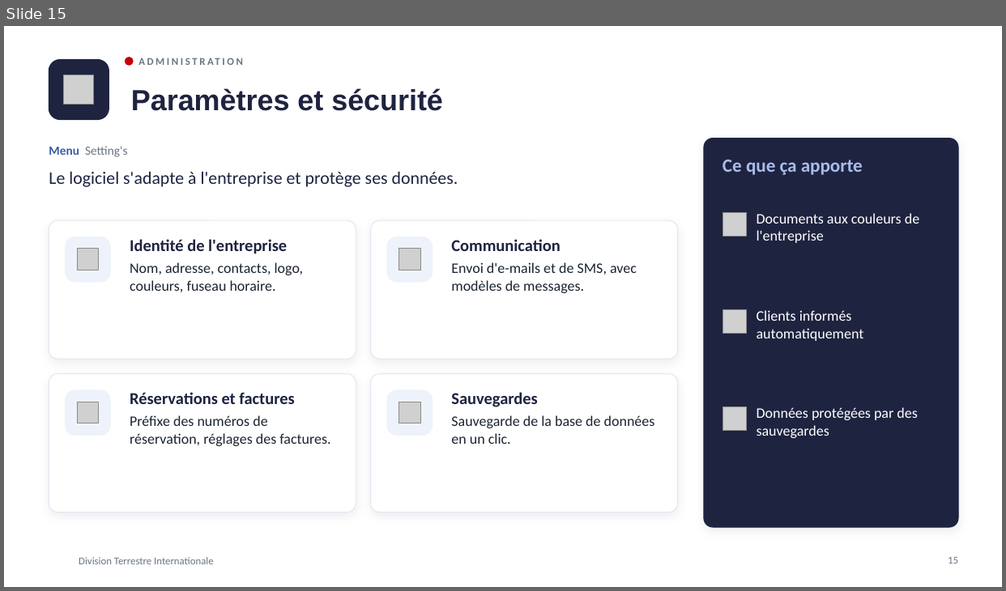
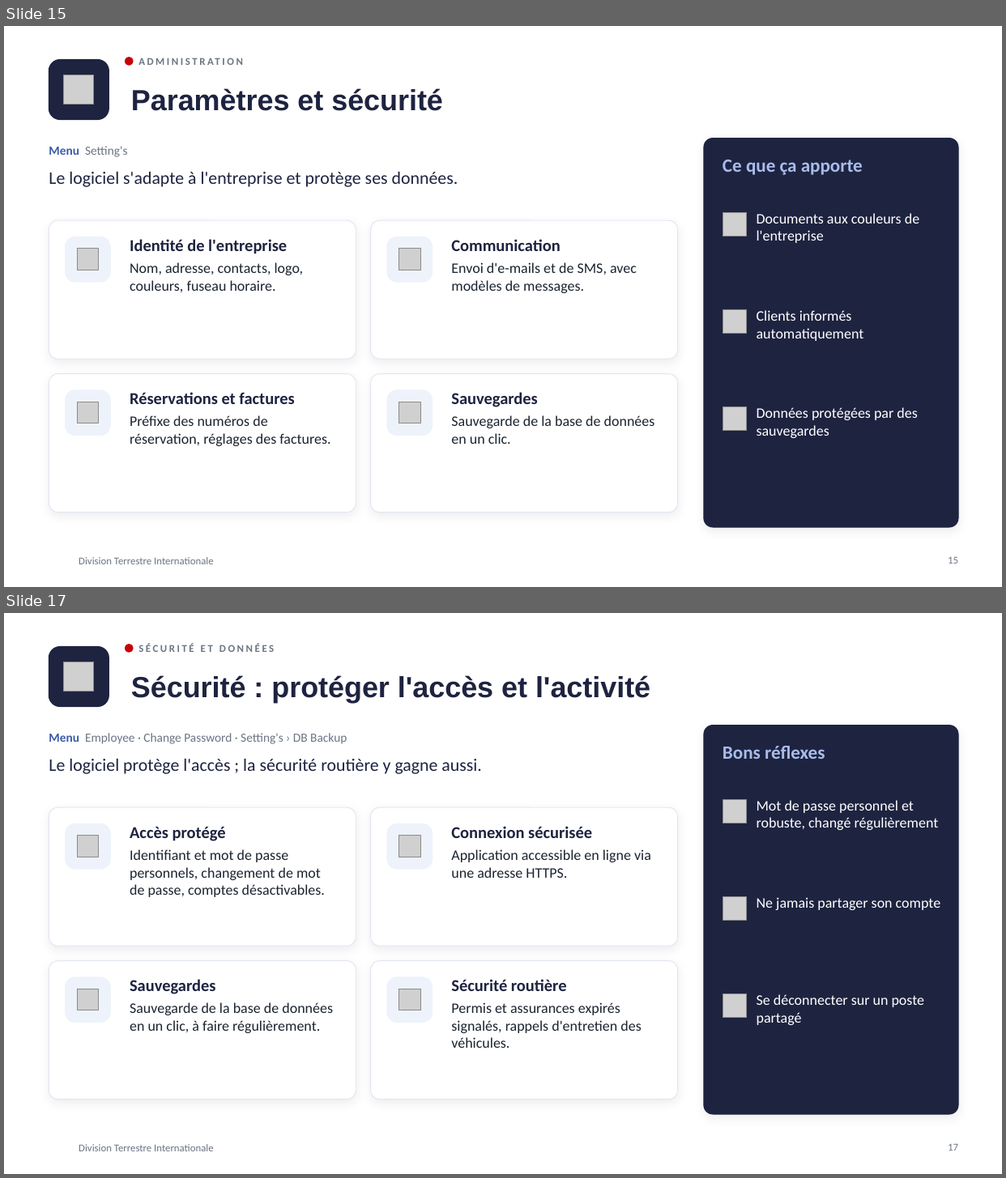
Before and after one commit to meledjearmel/portfolio-assets, a slide deck: formations/dti/presentation-division-terrestre-internationale.pptx. Shown one above the other, each under a label of ours: slide 15 before the commit, slides 15 and 17 after it; the slides between them are not shown. The pictures are 1006x591 and 1006x1178 pixels, drawn with LibreOffice and Linux fonts; fonts in the diff are those of the drawing; grey boxes stand for pictures; background and template pictures are left out. Boxes give left, top, right and bottom in pixels: in the first picture for what was removed or moved away, otherwise in the second. Text is boxed around its words. In the diff, an @@ line names an element or a change of style, - is before the commit and + after.

```diff
--- a/formations/dti/presentation-division-terrestre-internationale.pptx
+++ b/formations/dti/presentation-division-terrestre-internationale.pptx
@@ slide 17 added at <box>4,613,1002,1174</box>, background picture (left out); not listed: 1 template element that a slide beside it also shows @@
@@ rounded rectangle added at <box>49,647,108,707</box>, fill #1E2340, outline #1E2340 1 pt @@
@@ ellipse added at <box>126,645,133,652</box>, fill #C60007, outline #C60007 1 pt @@
@@ text added at <box>138,643,274,652</box>, 10 pt, text #6B7584, bold @@
+SÉCURITÉ ET DONNÉES
@@ picture added at <box>64,662,94,692</box> @@
@@ title added at <box>131,675,650,702</box>, 28 pt, text #1E2340, bold @@
+Sécurité : protéger l'accès et l'activité
@@ text added at <box>49,733,347,744</box>, 12 pt, text #6B7584 @@
+Menu Employee · Change Password · Setting's › DB Backup
@@ rounded rectangle added at <box>704,726,958,1114</box>, fill #1E2340, outline #1E2340 0.75 pt @@
@@ text added at <box>722,746,825,759</box>, 18 pt, text #A9BCEB, bold @@
+Bons réflexes
@@ text added at <box>49,759,482,774</box>, 17 pt, text #1E2340 @@
+Le logiciel protège l'accès ; la sécurité routière y gagne aussi.
@@ picture added at <box>722,799,747,824</box> @@
@@ text added at <box>756,800,939,830</box>, 14 pt, text #FFFFFF @@
+Mot de passe personnel et robuste, changé régulièrement
@@ rounded rectangle added at <box>49,807,356,946</box>, fill #FFFFFF, outline #E1E6F0 0.75 pt @@
@@ rounded rectangle added at <box>66,824,110,869</box>, fill #EEF2FA, outline #EEF2FA 1 pt @@
@@ text added at <box>130,827,325,897</box>, 14 pt, text #1B2430 @@
+Accès protégé
+Identifiant et mot de passe personnels, changement de mot de passe, comptes désactivables.
@@ rounded rectangle added at <box>371,807,678,946</box>, fill #FFFFFF, outline #E1E6F0 0.75 pt @@
@@ rounded rectangle added at <box>387,824,432,869</box>, fill #EEF2FA, outline #EEF2FA 1 pt @@
@@ text added at <box>451,826,651,878</box>, 14 pt, text #1B2430 @@
+Connexion sécurisée
+Application accessible en ligne via une adresse HTTPS.
@@ picture added at <box>78,836,99,858</box> @@
@@ picture added at <box>399,836,421,858</box> @@
@@ picture added at <box>722,897,747,921</box> @@
@@ text added at <box>756,897,940,910</box>, 14 pt, text #FFFFFF @@
+Ne jamais partager son compte
@@ rounded rectangle added at <box>49,961,356,1100</box>, fill #FFFFFF, outline #E1E6F0 0.75 pt @@
@@ rounded rectangle added at <box>371,961,678,1100</box>, fill #FFFFFF, outline #E1E6F0 0.75 pt @@
@@ rounded rectangle added at <box>66,977,110,1023</box>, fill #EEF2FA, outline #EEF2FA 1 pt @@
@@ picture added at <box>78,990,99,1012</box> @@
@@ text added at <box>130,979,333,1033</box>, 14 pt, text #1B2430 @@
+Sauvegardes
+Sauvegarde de la base de données en un clic, à faire régulièrement.
@@ rounded rectangle added at <box>387,977,432,1023</box>, fill #EEF2FA, outline #EEF2FA 1 pt @@
@@ picture added at <box>399,990,421,1012</box> @@
@@ text added at <box>451,979,641,1048</box>, 14 pt, text #1B2430 @@
+Sécurité routière
+Permis et assurances expirés signalés, rappels d'entretien des véhicules.
@@ picture added at <box>722,994,747,1018</box> @@
@@ text added at <box>756,995,925,1025</box>, 14 pt, text #FFFFFF @@
+Se déconnecter sur un poste partagé
@@ page number added at <box>948,1144,958,1151</box>, 10 pt, text #6B7584 @@
+17
```
Also in this commit, not shown: 3 other slides added, 1 other file.
